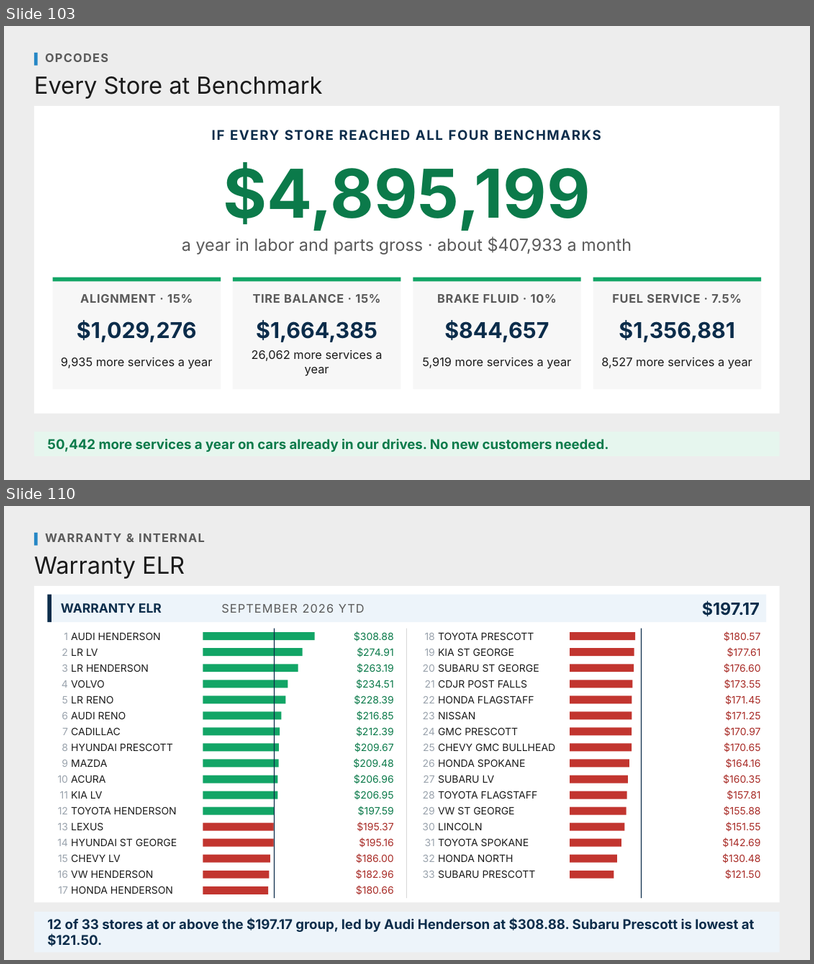
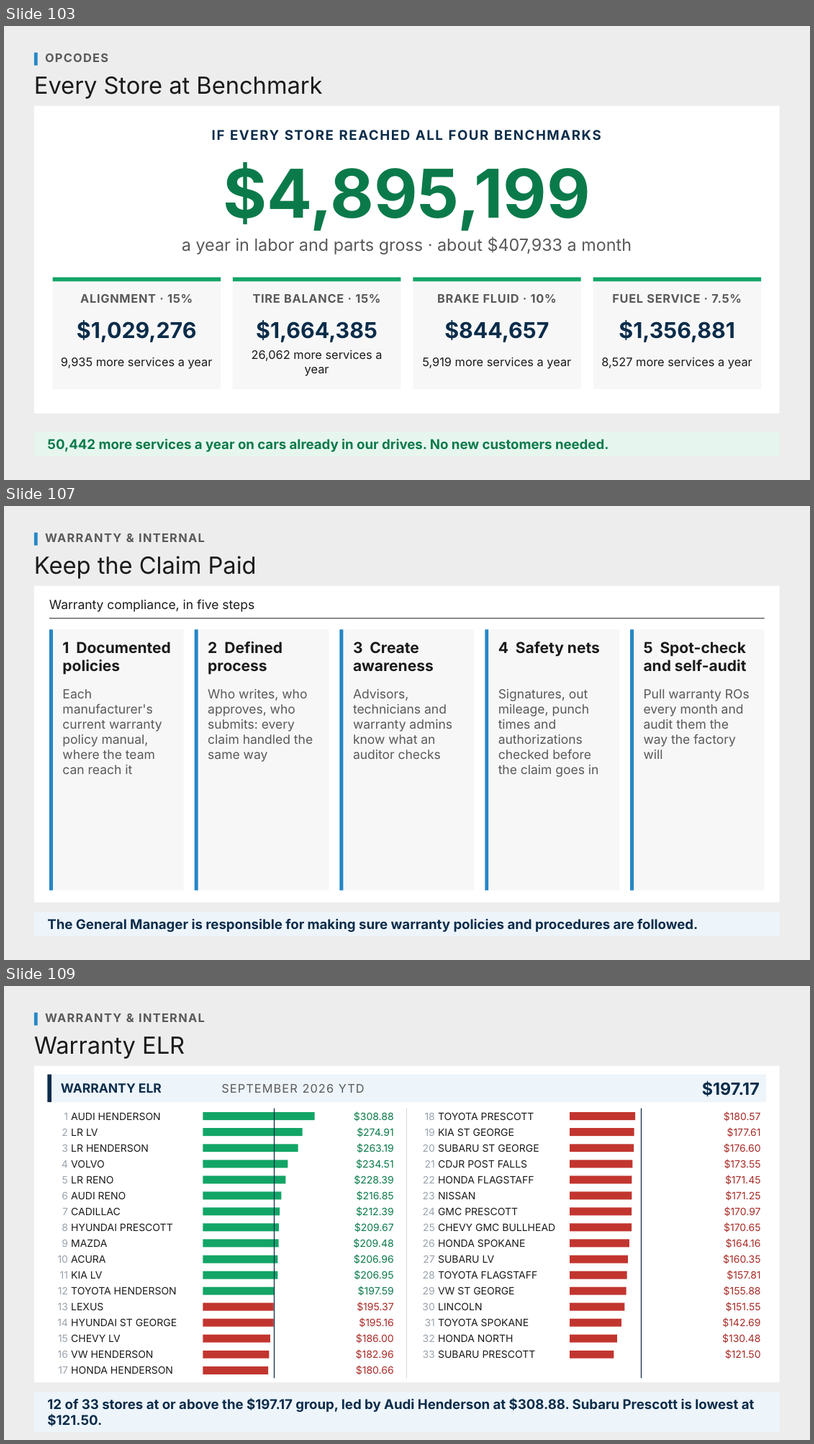
Before and after one commit to Ndresner/Noah, a slide deck: day2-deck/decks/Fixed Ops - Day 2 Example Test Deck.pptx. Shown one above the other, each under a label of ours: slides 103 and 110 before the commit, slides 103, 107 and 109 after it; the slides between them are not shown. The pictures are 814x964 and 814x1444 pixels, drawn with LibreOffice and Linux fonts; fonts in the diff are those of the drawing. Boxes give left, top, right and bottom in pixels: in the first picture for what was removed or moved away, otherwise in the second. Text is boxed around its words. In the diff, an @@ line names an element or a change of style, - is before the commit and + after.

```diff
--- a/day2-deck/decks/Fixed Ops - Day 2 Example Test Deck.pptx
+++ b/day2-deck/decks/Fixed Ops - Day 2 Example Test Deck.pptx
@@ slide 107 added at bbox=[4, 506, 810, 960], background #EDEDED @@
@@ rectangle added at bbox=[34, 533, 38, 546], fill #2587C5 @@
@@ text added at bbox=[45, 533, 205, 542], 14 pt, text #595959, bold @@
+WARRANTY & INTERNAL
@@ text added at bbox=[34, 556, 257, 579], 28 pt, text #1A1A1A @@
+Keep the Claim Paid
@@ rectangle added at bbox=[34, 586, 780, 902], fill #FFFFFF @@
@@ text added at bbox=[49, 599, 255, 612], 15 pt, text #1A1A1A @@
+Warranty compliance, in five steps
@@ rectangle added at bbox=[49, 618, 765, 618], fill #1A1A1A @@
@@ rectangle added at bbox=[49, 629, 184, 890], fill #F7F7F7 @@
@@ rectangle added at bbox=[49, 629, 53, 890], fill #2587C5 @@
@@ rectangle added at bbox=[195, 629, 329, 890], fill #F7F7F7 @@
@@ rectangle added at bbox=[195, 629, 198, 890], fill #2587C5 @@
@@ rectangle added at bbox=[340, 629, 474, 890], fill #F7F7F7 @@
@@ rectangle added at bbox=[340, 629, 343, 890], fill #2587C5 @@
@@ rectangle added at bbox=[486, 629, 620, 890], fill #F7F7F7 @@
@@ rectangle added at bbox=[486, 629, 489, 890], fill #2587C5 @@
@@ rectangle added at bbox=[630, 629, 765, 890], fill #F7F7F7 @@
@@ rectangle added at bbox=[630, 629, 634, 890], fill #2587C5 @@
@@ text added at bbox=[62, 641, 170, 674], 18 pt, text #1A1A1A, bold @@
+1 Documented policies
@@ text added at bbox=[208, 641, 283, 674], 18 pt, text #1A1A1A, bold @@
+2 Defined process
@@ text added at bbox=[353, 641, 434, 671], 18 pt, text #1A1A1A, bold @@
+3 Create awareness
@@ text added at bbox=[499, 641, 600, 656], 18 pt, text #1A1A1A, bold @@
+4 Safety nets
@@ text added at bbox=[644, 641, 746, 672], 18 pt, text #1A1A1A, bold @@
+5 Spot-check and self-audit
@@ text added at bbox=[62, 689, 162, 774], 15 pt, text #595959 @@
+Each manufacturer's current warranty policy manual, where the team can reach it
@@ text added at bbox=[208, 689, 313, 762], 15 pt, text #595959 @@
+Who writes, who approves, who submits: every claim handled the same way
@@ text added at bbox=[353, 689, 453, 759], 15 pt, text #595959 @@
+Advisors, technicians and warranty admins know what an auditor checks
@@ text added at bbox=[499, 689, 599, 777], 15 pt, text #595959 @@
+Signatures, out mileage, punch times and authorizations checked before the claim goes in
@@ text added at bbox=[644, 689, 750, 759], 15 pt, text #595959 @@
+Pull warranty ROs every month and audit them the way the factory will
@@ rectangle added at bbox=[34, 911, 780, 936], fill #EDF4FA @@
@@ text added at bbox=[47, 918, 698, 932], 16 pt, text #0B2C4A, bold @@
+The General Manager is responsible for making sure warranty policies and procedures are followed.
@@ what was slide 110 is now slide 109 @@
```
Also in this commit, not shown: 9 slides changed, 1 other slide added, 14 other files.
